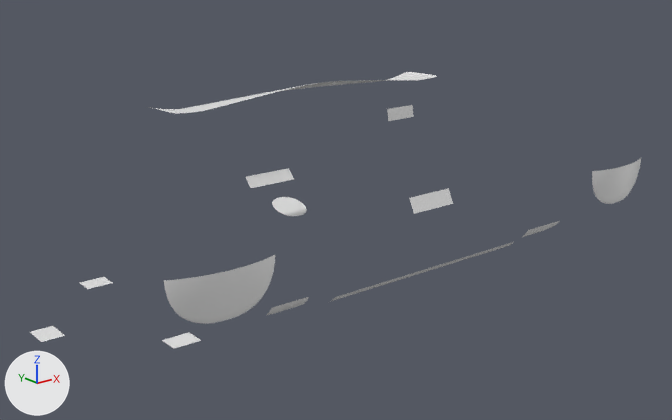
Before and after pictures for a commit that changed the OBJ model PadForge.App/3DModels/DS4/JetBlack/Decal.obj.
Camera for both pictures: a 50 mm lens placed at (-124.3, -148.0, 51.4), pointed at (-6.2, -0.4, -7.6). Every picture has the same lights, and +X, +Y and +Z are marked at lower left. The first picture is the older version. Where no turn or scale is listed for an object, it has been applied to the vertices.

In view in the first picture: 'Decal.001'.
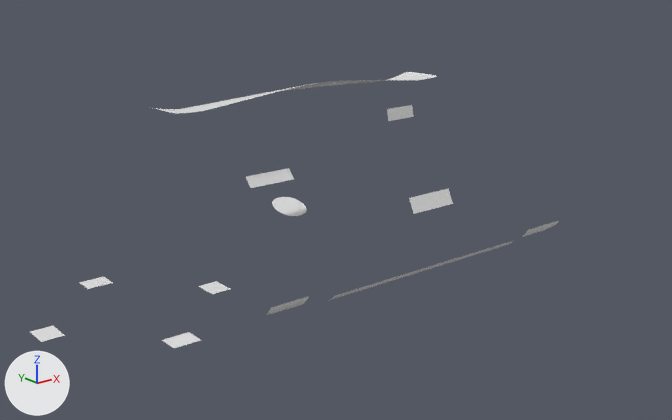
What changed in the scene script:
```text
Change me_decal_001:
    used by ob_decal_001; location = (0.0, 0.0, 0.0)
    remove me_decal_001.from_pydata(...)  # 1454 vertices, 1256 faces; spans x -72.4..62.1, y -30.9..34.2, z -18.1..17.2
    add me_decal_001.from_pydata(...)  # 1128 vertices, 972 faces; spans x -72.4..40.1, y -23.4..34.1, z -18.1..17.2
    me_decal_001 part 1: the loose piece of 45 vertices spanning x -24.9..24.9, y -23.5..-20.7, z -17.2..-15.2 is moved by (0.0, 0.2, 0.2)
    me_decal_001 part 2: the loose piece of 163 vertices spanning x 42.1..62.1, y -30.9..-28.3, z -10.0..-1.2 is deleted
    me_decal_001 part 3: the loose piece of 163 vertices spanning x -62.1..-42.1, y -30.9..-28.3, z -10.0..-1.2 is deleted
    other edits to the shape of me_decal_001 do not show in these pictures
```

Location of each change, (x1, y1, x2, y2) in pixels of the pictures (672 x 420 px; the box of a moved part takes in the faces that stretch with it):
'Decal.001', reshaped (13% narrower): before (30, 72, 641, 349); after (30, 72, 559, 348)
part 1 of me_decal_001, moved or reshaped: before (330, 242, 514, 302); after (328, 241, 513, 301)
part 2 of me_decal_001, deleted: before (592, 158, 641, 204)
part 3 of me_decal_001, deleted: before (164, 255, 275, 324)
